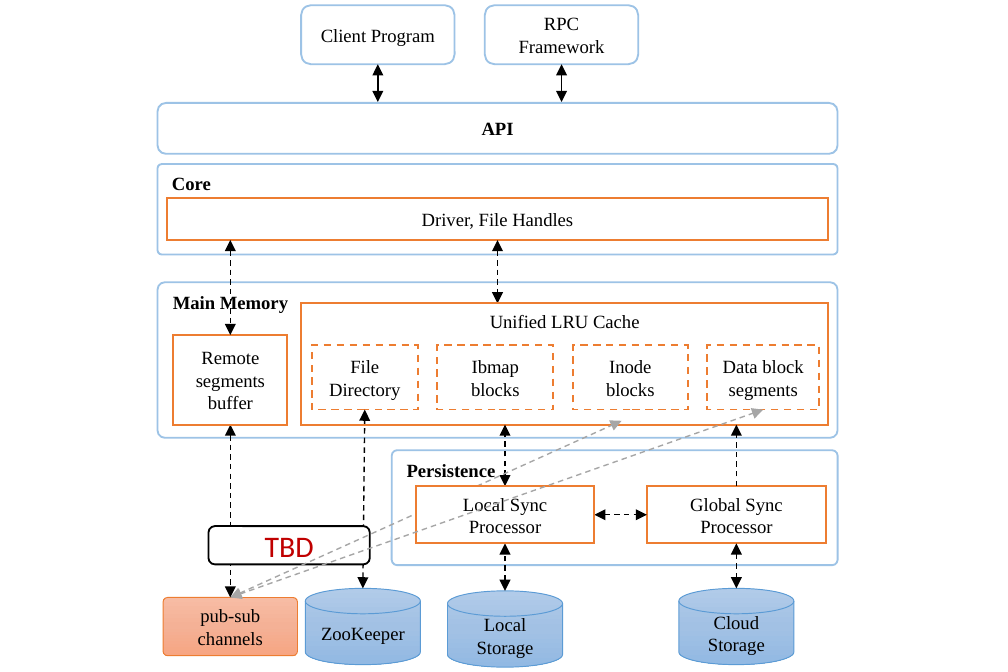
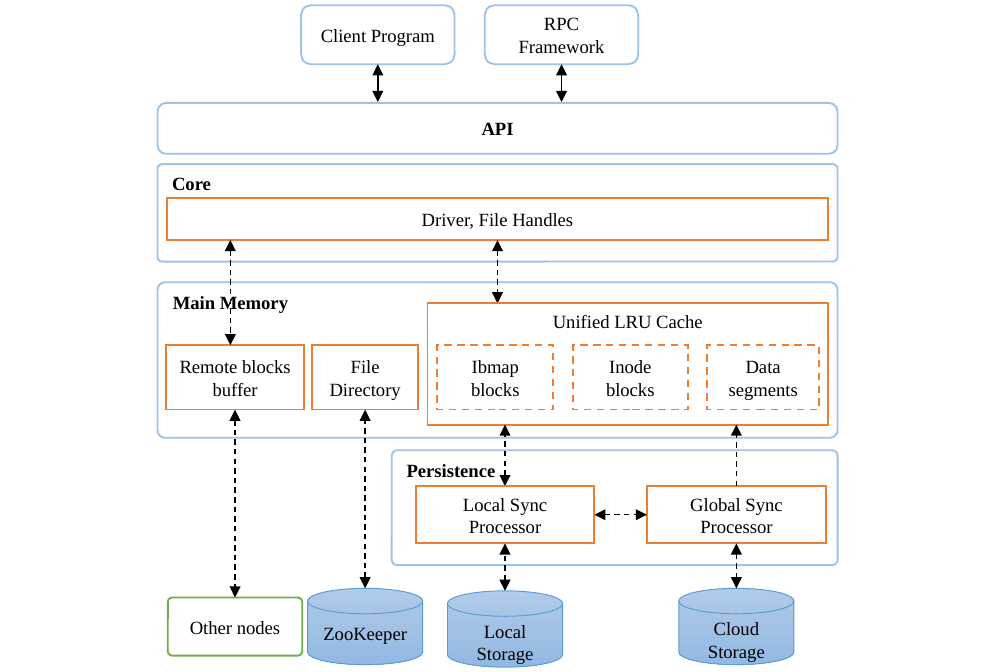
Before and after one commit to smash-bi/kawkab, a slide deck: slide 7 of docs/design/figures/fs-design.pptx. Drawn at 1008x672 pixels with LibreOffice and Linux fonts; fonts in the diff are those of the drawing. Boxes give left, top, right and bottom in pixels: in the first picture for what was removed or moved away, otherwise in the second. Text is boxed around its words. In the diff, an @@ line names an element or a change of style, - is before the commit and + after.

```diff
--- a/docs/design/figures/fs-design.pptx
+++ b/docs/design/figures/fs-design.pptx
@@ rounded rectangle "Core": place and size @@
-rounded rectangle "Core" at [157, 164, 837, 254]
+rounded rectangle "Core" at [157, 164, 837, 262]
@@ double arrow moved from (230, 241) - (230, 335) to (230, 241) - (230, 345) @@
@@ rectangle "Unified LRU Cache": place and size @@
-rectangle "Unified LRU Cache" at [301, 304, 828, 426]
+rectangle "Unified LRU Cache" at [427, 304, 828, 426]
@@ rectangle "Remote blocks buffer": place and size @@
-rectangle "Remote blocks buffer" at [173, 335, 288, 425]
+rectangle "Remote blocks buffer" at [165, 345, 304, 410]
@@ rectangle "File Directory" at [312, 345, 418, 410]: outline #ED7D31 1 pt dashed to #ED7D31 1 pt @@
@@ text in rectangle at [180, 360, 291, 397]: text changed @@
-Remote segments buffer
+Remote blocks buffer
@@ text in rectangle at [729, 360, 798, 400]: text changed @@
-Data block segments
+Data segments
@@ double arrow removed from (230, 598) to (763, 410) @@
@@ double arrow moved from (230, 425) - (230, 598) to (235, 410) - (235, 598) @@
@@ double arrow removed from (230, 598) to (621, 421) @@
@@ rounded rectangle removed at [208, 526, 370, 563] @@
-TBD
@@ rounded rectangle "Other nodes": place and size @@
-rounded rectangle "Other nodes" at [163, 598, 297, 656]
+rounded rectangle "Other nodes" at [168, 598, 302, 656]
@@ rounded rectangle "Other nodes" at [168, 598, 302, 656]: fill gradient #F7BDA5 to #F5B196 to #F8A582 to #FFFFFF; outline #ED7D31 0.5 pt to #70AD47 1 pt @@
@@ text in rounded rectangle at [190, 621, 280, 635]: text changed @@
-pub-sub channels
+Other nodes
```
Also in this commit, not shown: 1 other slide changed, 1 slide added, 4 other files.
